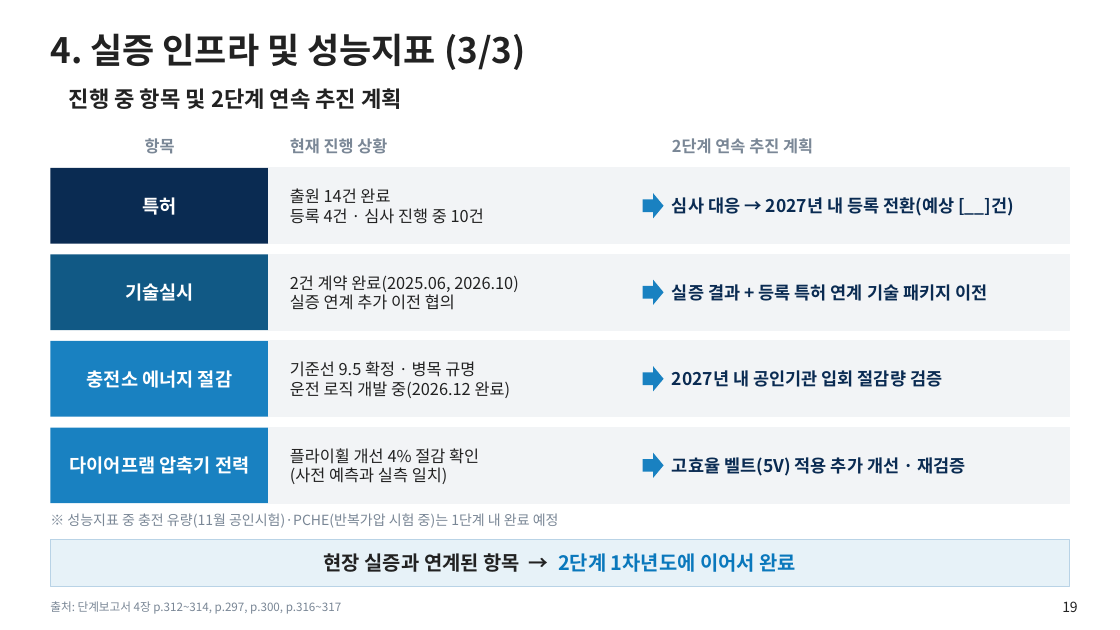
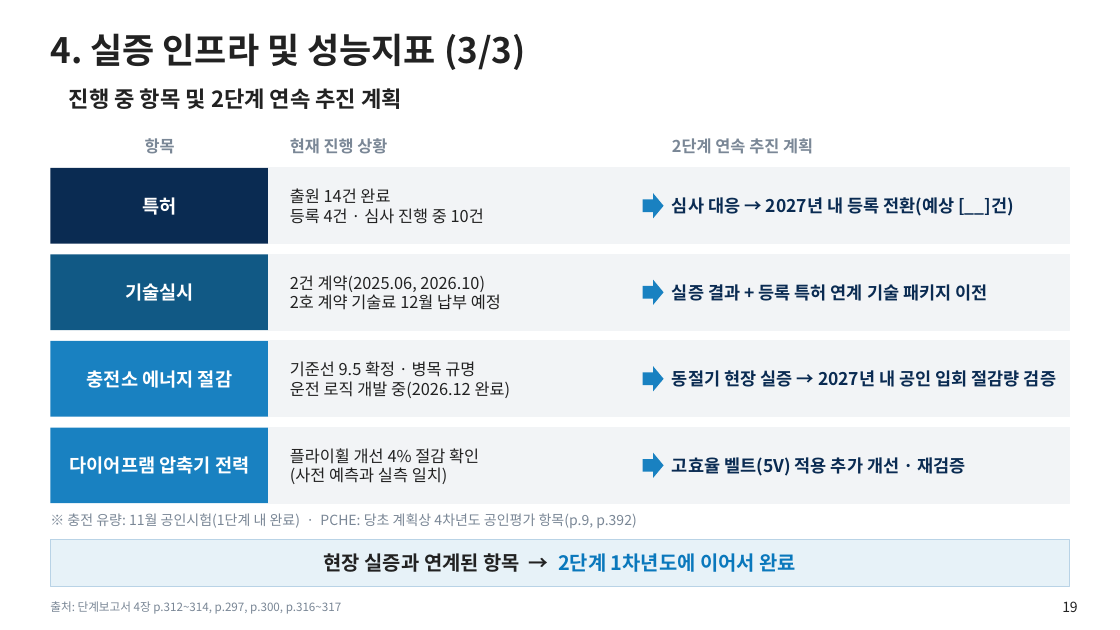
Before and after one commit to jungdw180-debug/h2, a slide deck: slide 19 of slides/1단계_단계평가_본평가판.pptx. Drawn at 1120x630 pixels with LibreOffice and Linux fonts; fonts in the diff are those of the drawing; background and template pictures are left out. Boxes give left, top, right and bottom in pixels: in the first picture for what was removed or moved away, otherwise in the second. Text is boxed around its words. In the diff, an @@ line names an element or a change of style, - is before the commit and + after.

```diff
--- a/slides/1단계_단계평가_본평가판.pptx
+++ b/slides/1단계_단계평가_본평가판.pptx
@@ text at [290,275,501,310]: text changed @@
-2건 계약 완료(2025.06, 2026.10)
-실증 연계 추가 이전 협의
+2건 계약(2025.06, 2026.10)
+2호 계약 기술료 12월 납부 예정
@@ text at [672,370,1056,387]: text changed @@
-2027년 내 공인기관 입회 절감량 검증
+동절기 현장 실증 → 2027년 내 공인 입회 절감량 검증
@@ text at [67,513,636,528]: text changed @@
-※ 성능지표 중 충전 유량(11월 공인시험)·PCHE(반복가압 시험 중)는 1단계 내 완료 예정
+※ 충전 유량: 11월 공인시험(1단계 내 완료) · PCHE: 당초 계획상 4차년도 공인평가 항목(p.9, p.392)
```
Also in this commit, not shown: 12 other slides changed, 1 slide added, 9 other files.
